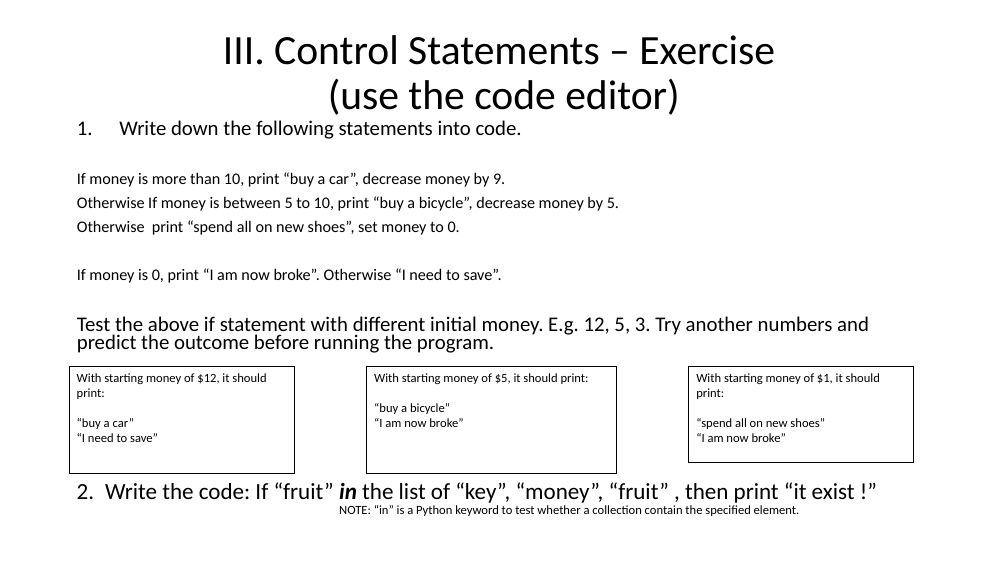
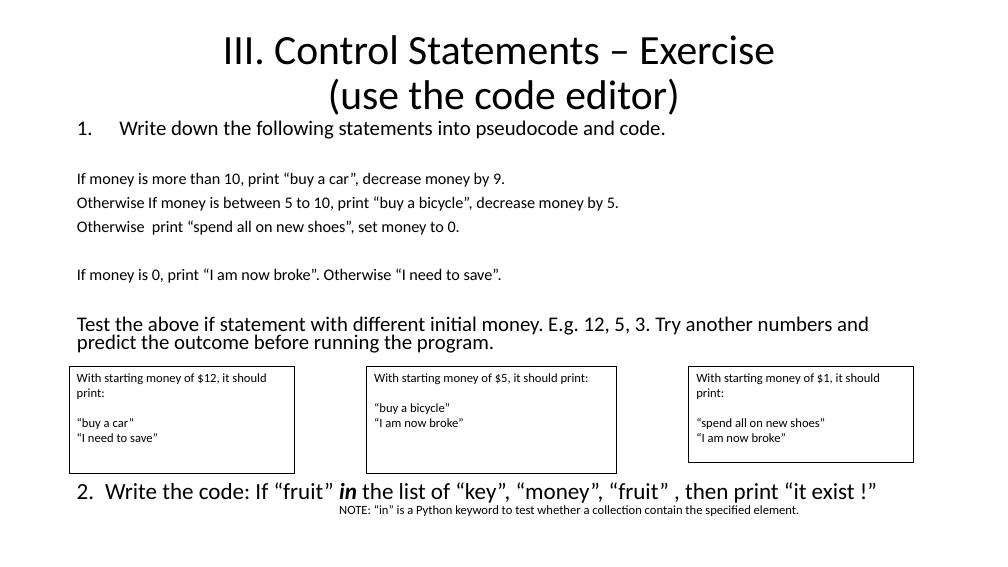
Before and after one commit to henrywma/foConnect, a slide deck: slide 12 of Python guide.pptx. Drawn at 1008x567 pixels with LibreOffice and Linux fonts; fonts in the diff are those of the drawing. Boxes give left, top, right and bottom in pixels: in the first picture for what was removed or moved away, otherwise in the second. Text is boxed around its words. In the diff, an @@ line names an element or a change of style, - is before the commit and + after.

```diff
--- a/Python guide.pptx
+++ b/Python guide.pptx
@@ text at (x1=119, y1=120, x2=666, y2=139): text changed @@
-1. Write down the following statements into code.
+1. Write down the following statements into pseudocode and code.
```
Also in this commit, not shown: 11 other slides changed.
